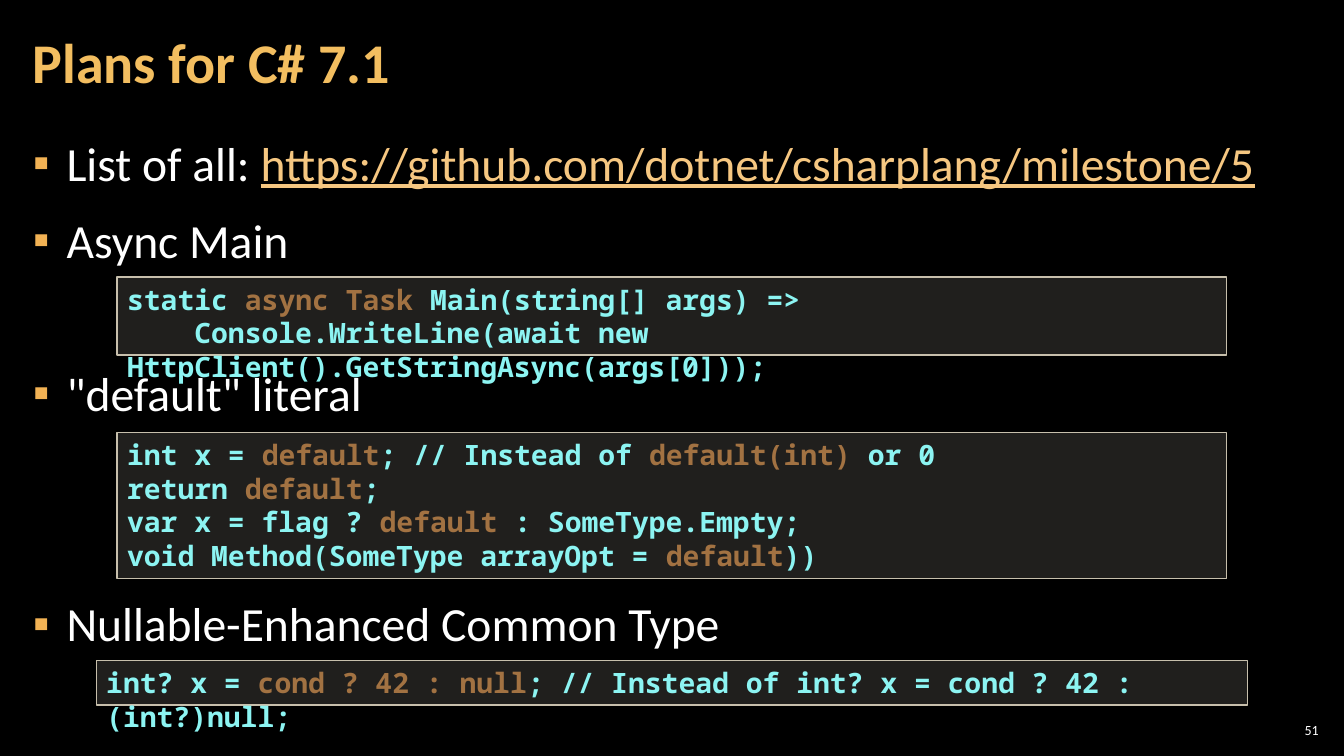
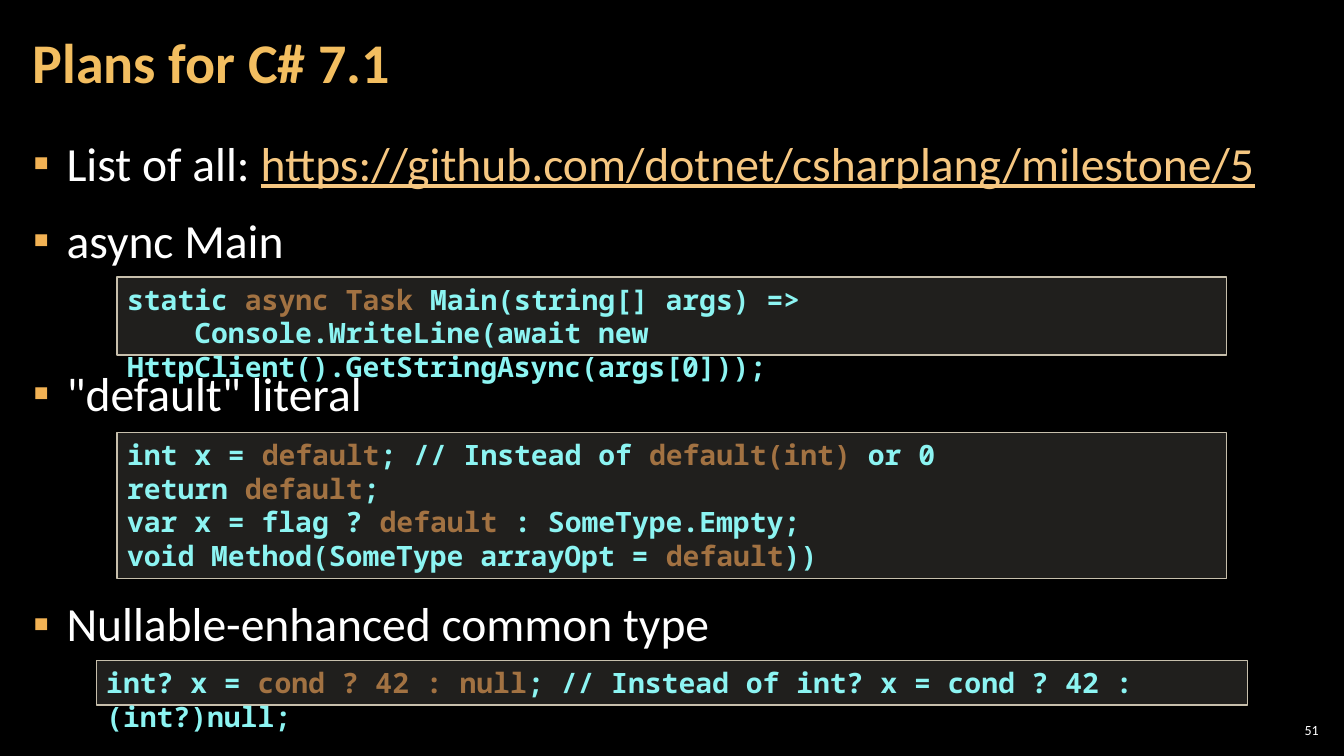
Before and after one commit to NikolayIT/CSharp-New-Features, a slide deck: slide 51 of docs/What is new in CSharp 6.0 and 7.0.pptx. Drawn at 1344x756 pixels with LibreOffice and Linux fonts; fonts in the diff are those of the drawing; background and template pictures are left out. Boxes give left, top, right and bottom in pixels: in the first picture for what was removed or moved away, otherwise in the second. Text is boxed around its words. In the diff, an @@ line names an element or a change of style, - is before the commit and + after.

```diff
--- a/docs/What is new in CSharp 6.0 and 7.0.pptx
+++ b/docs/What is new in CSharp 6.0 and 7.0.pptx
@@ text at (x1=67, y1=225, x2=283, y2=266): text changed @@
-▪ Async Main
+▪ async Main
@@ text at (x1=67, y1=608, x2=709, y2=649): text changed @@
-▪ Nullable-Enhanced Common Type
+▪ Nullable-enhanced common type
```
Also in this commit, not shown: 14 other slides changed.
